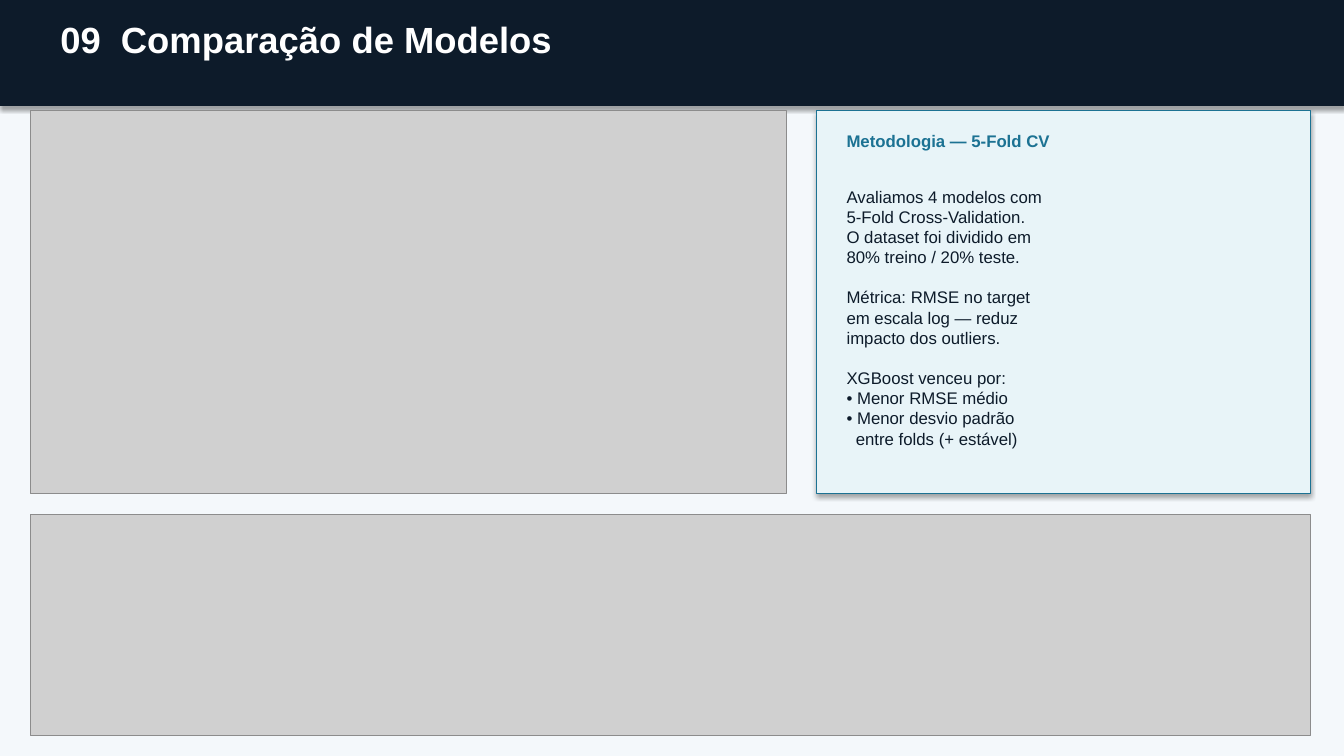
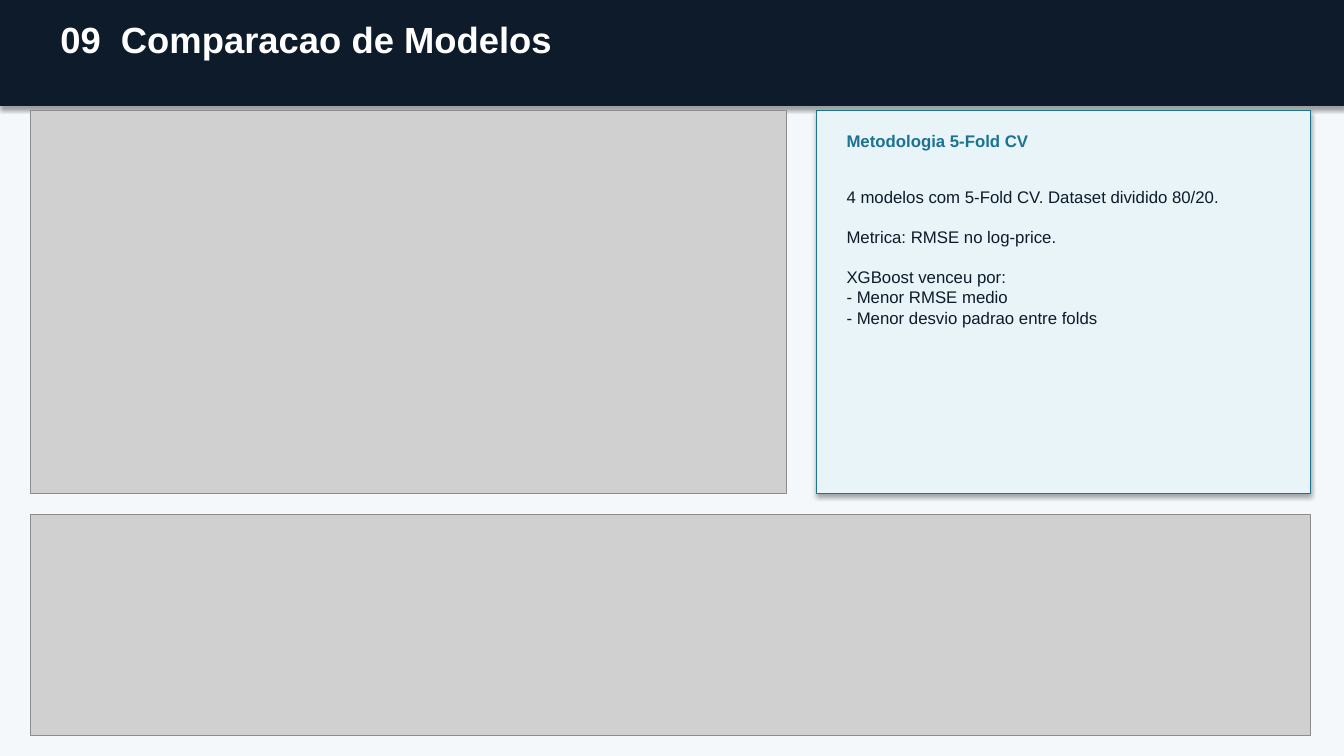
Before and after one commit to rogerestatistico/HOUSE_PRICE_PREDICTION, a slide deck: slide 9 of presentation_house_price.pptx (slide 12 before the commit). Drawn at 1344x756 pixels with LibreOffice and Linux fonts; fonts in the diff are those of the drawing; grey boxes stand for pictures. Boxes give left, top, right and bottom in pixels: in the first picture for what was removed or moved away, otherwise in the second. Text is boxed around its words. In the diff, an @@ line names an element or a change of style, - is before the commit and + after.

```diff
--- a/presentation_house_price.pptx
+++ b/presentation_house_price.pptx
@@ text at [60,26,552,61]: text changed @@
-09 Comparação de Modelos
+09 Comparacao de Modelos
@@ text at [847,135,1028,151]: text changed @@
-Metodologia — 5-Fold CV
+Metodologia 5-Fold CV
@@ text at [847,191,1219,328]: text changed @@
-Avaliamos 4 modelos com
-5-Fold Cross-Validation.
-O dataset foi dividido em
-80% treino / 20% teste.
-Métrica: RMSE no target
-em escala log — reduz
-impacto dos outliers.
-XGBoost venceu por:
-• Menor RMSE médio
-• Menor desvio padrão
-entre folds (+ estável)
+4 modelos com 5-Fold CV. Dataset dividido 80/20.
+Metrica: RMSE no log-price.
+XGBoost venceu por:
+- Menor RMSE medio
+- Menor desvio padrao entre folds
```
Also in this commit, not shown: 11 other slides changed, 5 slides added, 8 slides removed.
